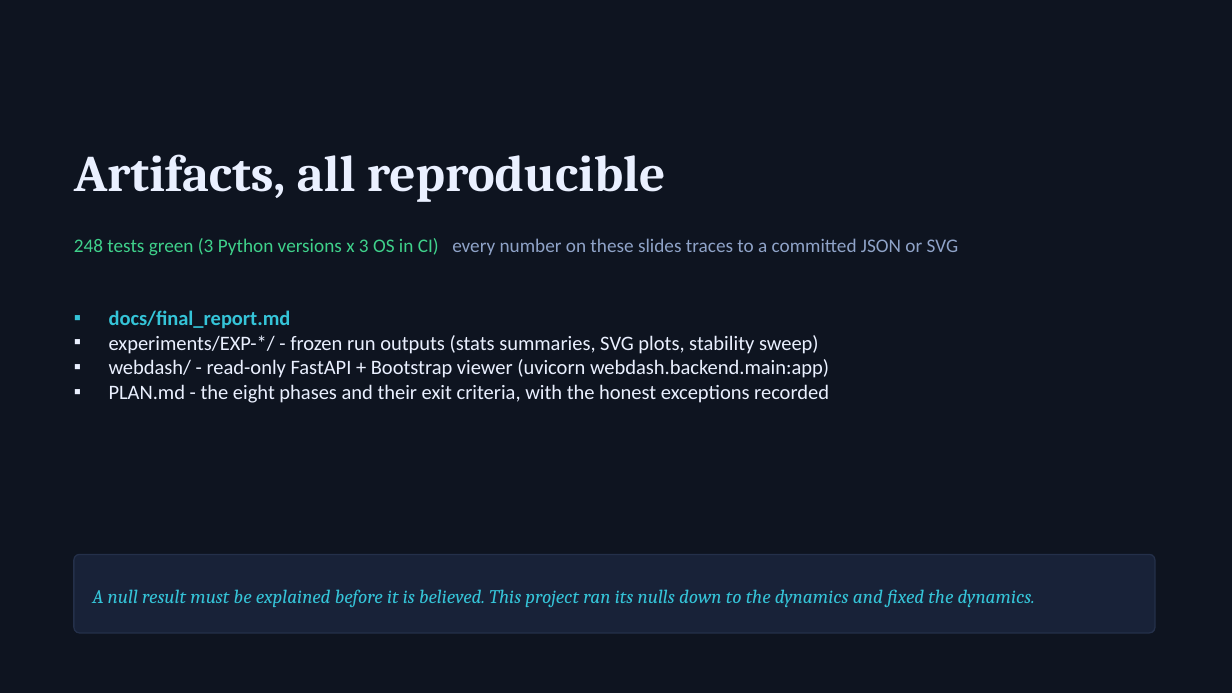
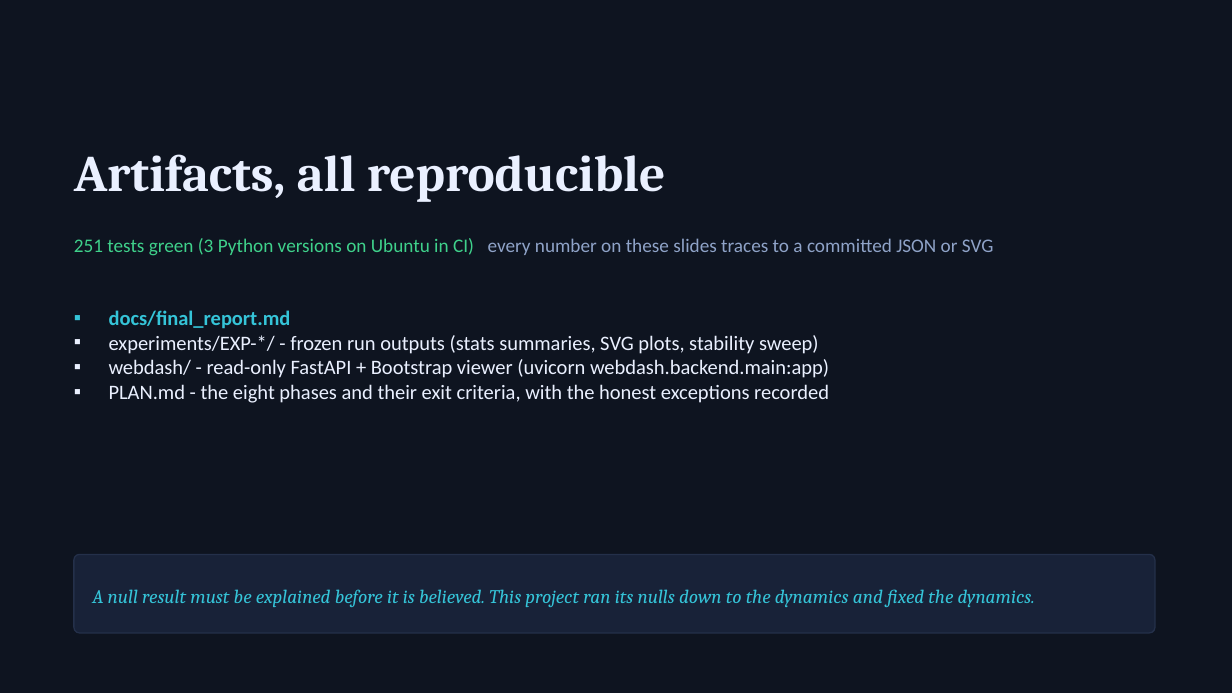
Before and after one commit to Houssemamor/ARTIFICIAL-LIFE-Simulation-Using-Neuroevolution-and-Genetic-Algorithms, a slide deck: slide 14 of docs/presentation_deck.pptx. Drawn at 1232x693 pixels with LibreOffice and Linux fonts; fonts in the diff are those of the drawing. Boxes give left, top, right and bottom in pixels: in the first picture for what was removed or moved away, otherwise in the second. Text is boxed around its words. In the diff, an @@ line names an element or a change of style, - is before the commit and + after.

```diff
--- a/docs/presentation_deck.pptx
+++ b/docs/presentation_deck.pptx
@@ text at (74, 238, 994, 256): text changed @@
-248 tests green (3 Python versions x 3 OS in CI) every number on these slides traces to a committed JSON or SVG
+251 tests green (3 Python versions on Ubuntu in CI) every number on these slides traces to a committed JSON or SVG
```
Also in this commit, not shown: 1 other slide changed, 15 other files.
